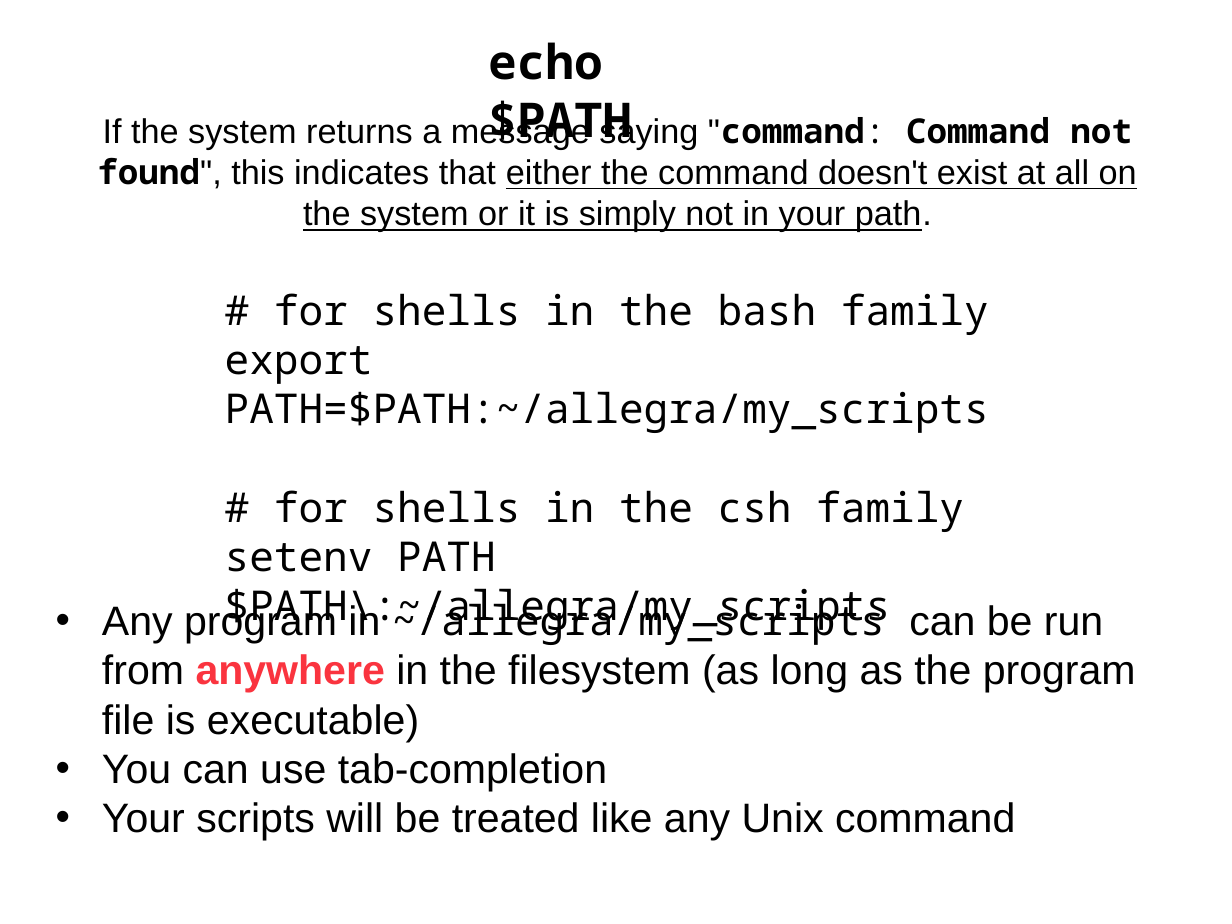
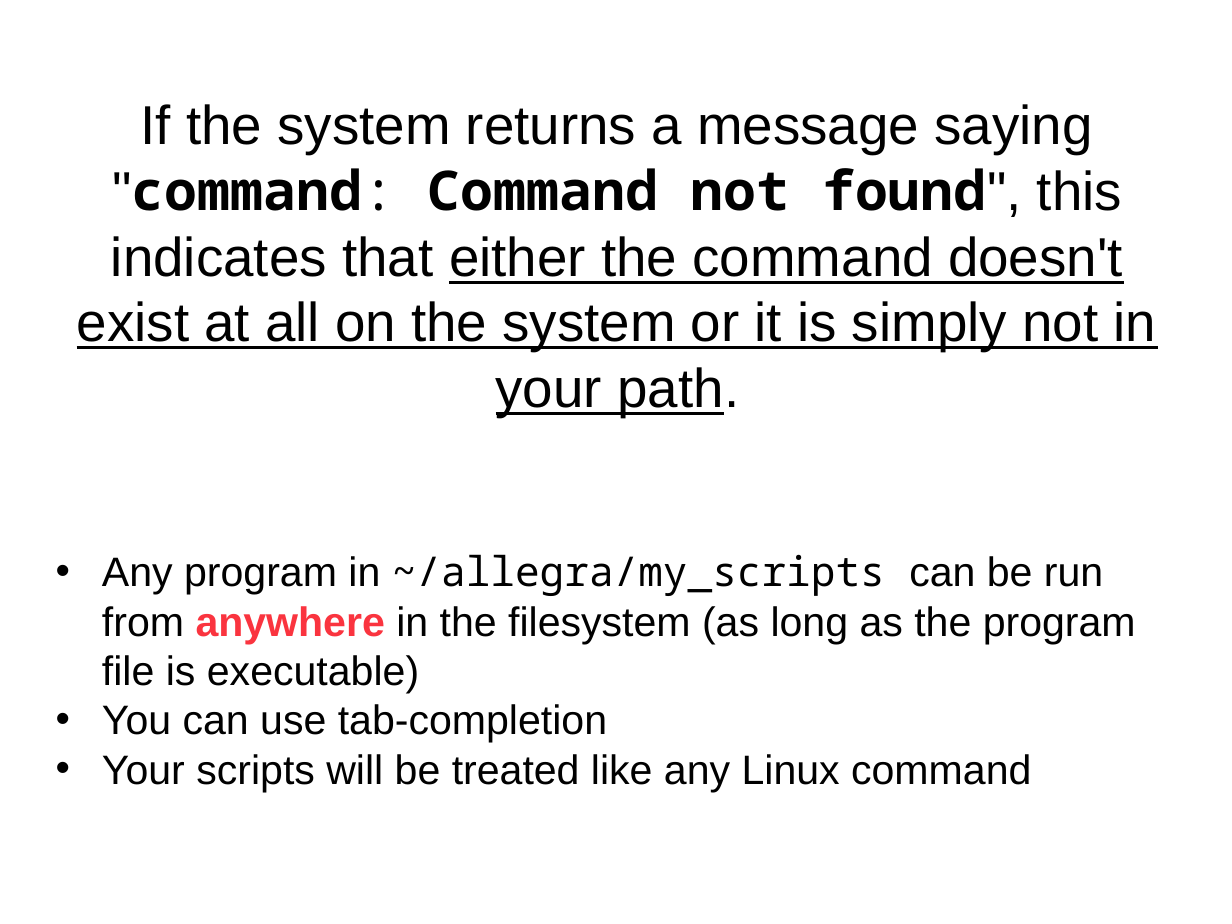
Before and after one commit to aidanbudd/ppisnd, a slide deck: slide 50 of trainingMaterial/allegraVia/linux_command_line/Unix-Theory-EMBO-Budapest.ppt (slide 49 before the commit). Drawn at 1232x924 pixels with LibreOffice and Linux fonts; fonts in the diff are those of the drawing. Boxes give left, top, right and bottom in pixels: in the first picture for what was removed or moved away, otherwise in the second. Text is boxed around its words. In the diff, an @@ line names an element or a change of style, - is before the commit and + after.

Commit message:
minor changes to Linux ppt

```diff
--- a/trainingMaterial/allegraVia/linux_command_line/Unix-Theory-EMBO-Budapest.ppt
+++ b/trainingMaterial/allegraVia/linux_command_line/Unix-Theory-EMBO-Budapest.ppt
@@ text removed at (488, 42, 632, 149) @@
-echo $PATH
@@ text "If the system returns a ...": place and size @@
-text "If the system returns a ..." at (97, 116, 1137, 232)
+text "If the system returns a ..." at (77, 104, 1156, 417)
@@ text "If the system returns a ..." at (77, 104, 1156, 417): size 20 to 32 pt @@
@@ text removed at (225, 293, 989, 632) @@
-# for shells in the bash family
-export PATH=$PATH:~/allegra/my_scripts
-# for shells in the csh family
-setenv PATH $PATH\:~/allegra/my_scripts
@@ text "Any program in ~/allegra/my_scripts can ...": place and size @@
-text "Any program in ~/allegra/my_scripts can ..." at (102, 597, 1136, 840)
+text "Any program in ~/allegra/my_scripts can ..." at (102, 554, 1136, 792)
@@ text at (102, 754, 1031, 792): text changed @@
-• Your scripts will be treated like any Unix command
+• Your scripts will be treated like any Linux command
```
Also in this commit, not shown: 5 other slides changed, 2 slides added.
